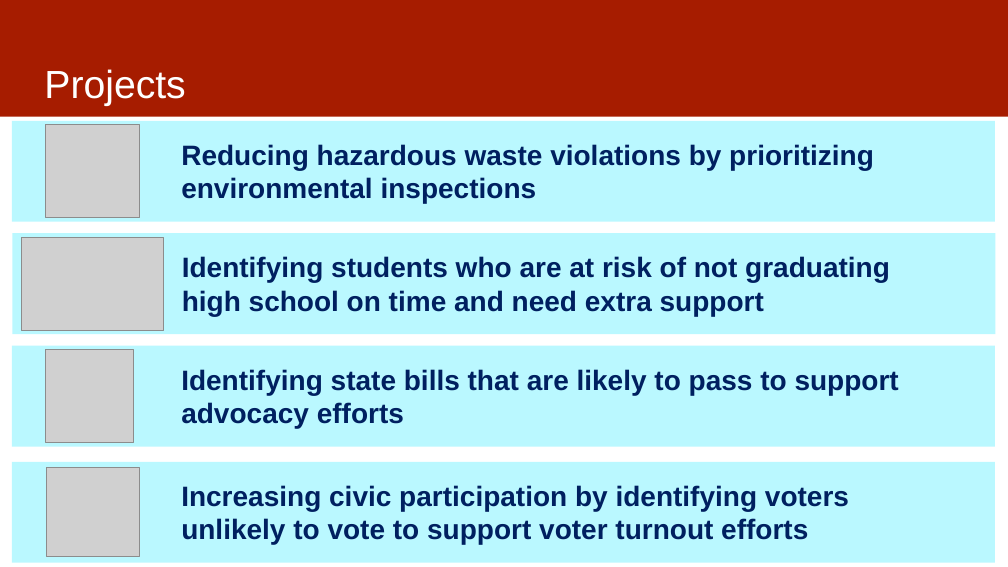
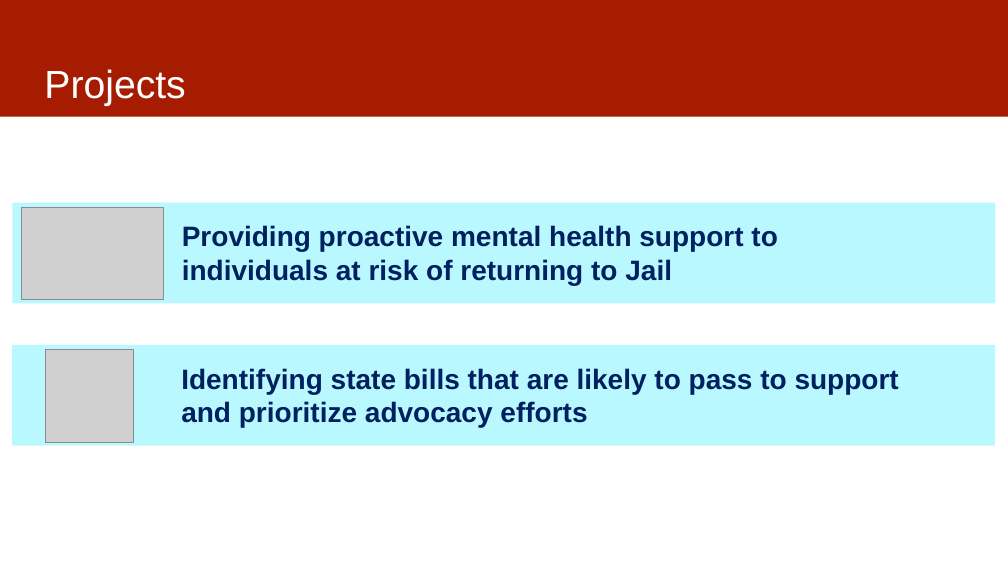
Before and after one commit to dssg/mlforpublicpolicylab, a slide deck: slide 12 of Lectures/01-ClassOverview.pptx (slide 14 before the commit). Drawn at 1008x567 pixels with LibreOffice and Linux fonts; fonts in the diff are those of the drawing; grey boxes stand for pictures. Boxes give left, top, right and bottom in pixels: in the first picture for what was removed or moved away, otherwise in the second. Text is boxed around its words. In the diff, an @@ line names an element or a change of style, - is before the commit and + after.

Commit message:
updated for F22

```diff
--- a/Lectures/01-ClassOverview.pptx
+++ b/Lectures/01-ClassOverview.pptx
@@ rectangle removed at [12, 121, 995, 222] @@
@@ picture removed at [45, 125, 139, 218] @@
@@ text removed at [181, 144, 874, 203] @@
-Reducing hazardous waste violations by prioritizing environmental inspections
@@ rectangle: place and size @@
-rectangle at [12, 233, 995, 334]
+rectangle at [12, 203, 995, 303]
@@ picture: place and size @@
-picture at [21, 238, 163, 331]
+picture at [21, 208, 163, 300]
@@ text at [182, 225, 777, 285]: text changed @@
-Identifying students who are at risk of not graduating high school on time and need extra support
+Providing proactive mental health support to individuals at risk of returning to Jail
@@ text at [181, 368, 899, 427]: text changed @@
-Identifying state bills that are likely to pass to support advocacy efforts
+Identifying state bills that are likely to pass to support and prioritize advocacy efforts
@@ rectangle removed at [12, 462, 995, 562] @@
@@ picture removed at [46, 468, 139, 557] @@
@@ text removed at [181, 485, 849, 544] @@
-Increasing civic participation by identifying voters unlikely to vote to support voter turnout efforts
```
Also in this commit, not shown: 5 other slides changed, 2 slides removed.
